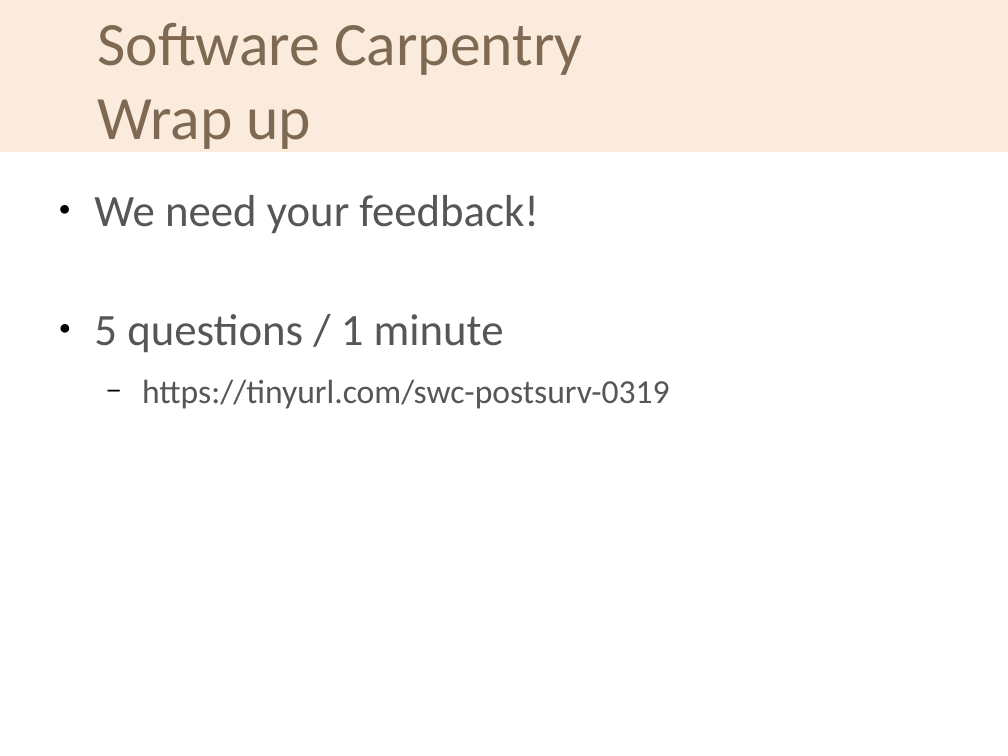
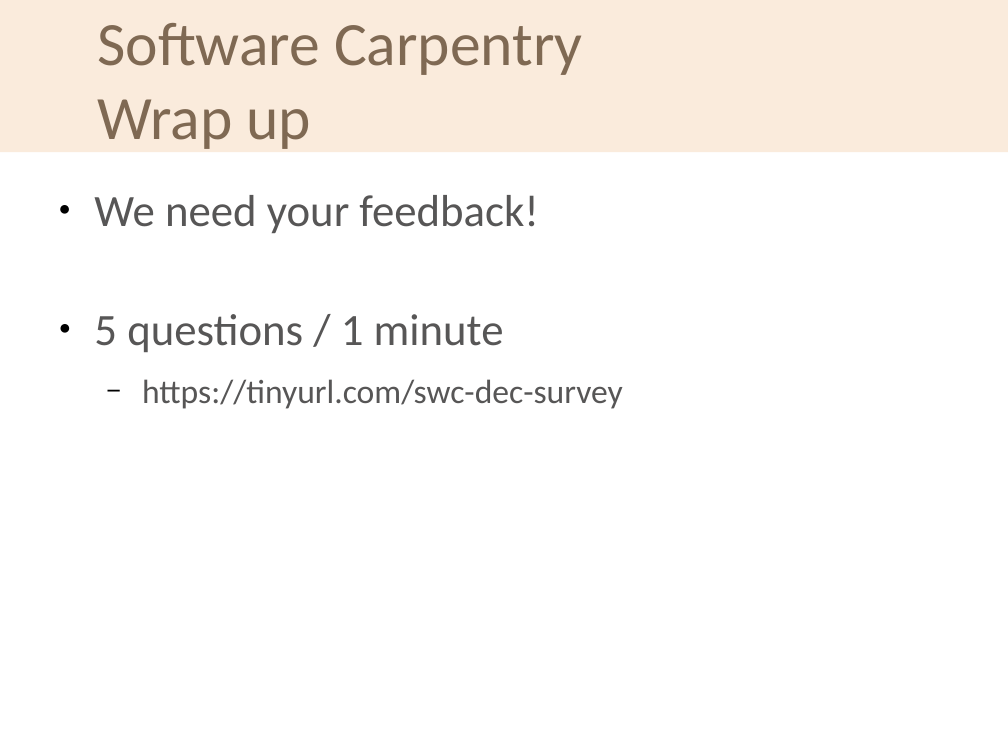
Before and after one commit to Southampton-RSG/2021-11-1-socobio-crs, a slide deck: slide 4 of welcome/swc-rsg-wrap-up.odp. Drawn at 1008x756 pixels with LibreOffice and Linux fonts; fonts in the diff are those of the drawing; background and template pictures are left out. Boxes give left, top, right and bottom in pixels: in the first picture for what was removed or moved away, otherwise in the second. Text is boxed around its words. In the diff, an @@ line names an element or a change of style, - is before the commit and + after.

```diff
--- a/welcome/swc-rsg-wrap-up.odp
+++ b/welcome/swc-rsg-wrap-up.odp
@@ text at bbox=[142, 379, 623, 409]: text changed @@
-  − https://tinyurl.com/swc-postsurv-0319
+  − https://tinyurl.com/swc-dec-survey
```
Also in this commit, not shown: 1 other slide changed, 3 other files.
